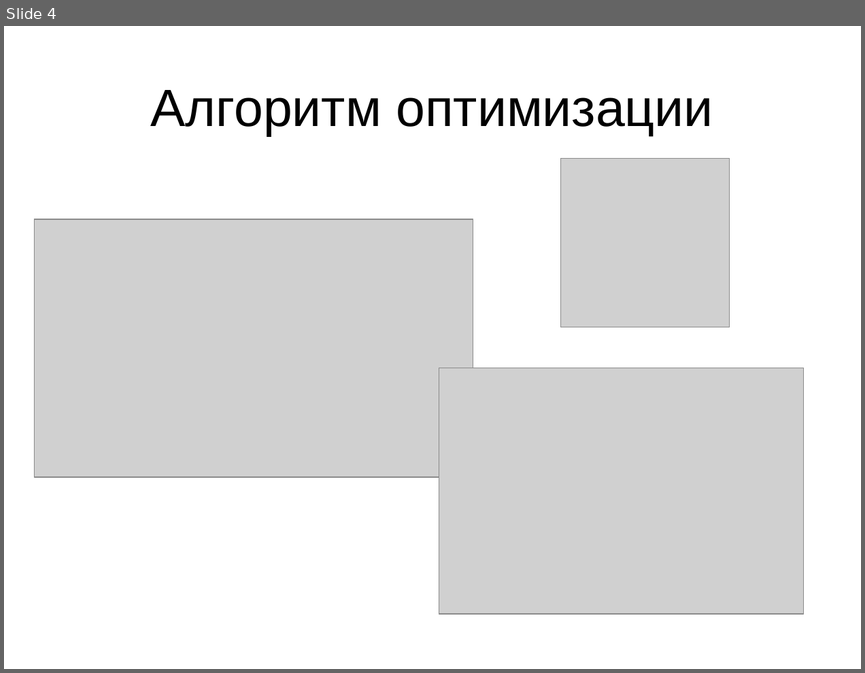
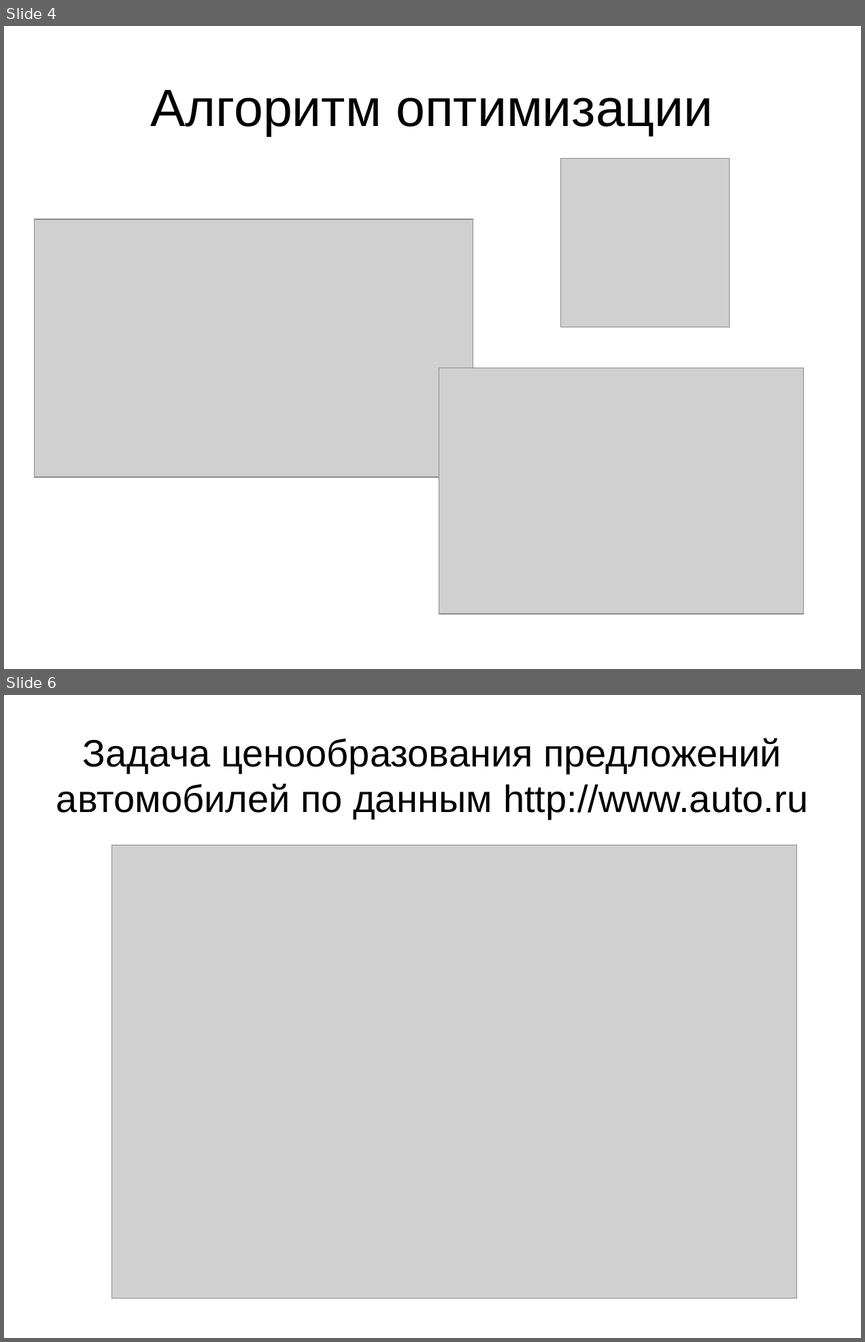
Before and after one commit to ImBa2la/java-artificial-robot, a slide deck: cobro/documentation/Диплом/Слайды.ppt. Shown one above the other, each under a label of ours: slide 4 before the commit, slides 4 and 6 after it; the slides between them are not shown. The pictures are 865x673 and 865x1342 pixels, drawn with LibreOffice and Linux fonts; fonts in the diff are those of the drawing; grey boxes stand for pictures. Boxes give left, top, right and bottom in pixels: in the first picture for what was removed or moved away, otherwise in the second. Text is boxed around its words. In the diff, an @@ line names an element or a change of style, - is before the commit and + after.

```diff
--- a/cobro/documentation/Диплом/Слайды.ppt
+++ b/cobro/documentation/Диплом/Слайды.ppt
@@ slide 6 added at <box>4,695,861,1338</box>, background #FFFFFF @@
@@ title added at <box>56,738,808,819</box>, 32 pt, text #000000 @@
+Задача ценообразования предложений автомобилей по данным http://www.auto.ru
@@ picture added at <box>112,845,797,1298</box> @@
```
Also in this commit, not shown: 1 slide changed, 4 other slides added, 3 other files.
